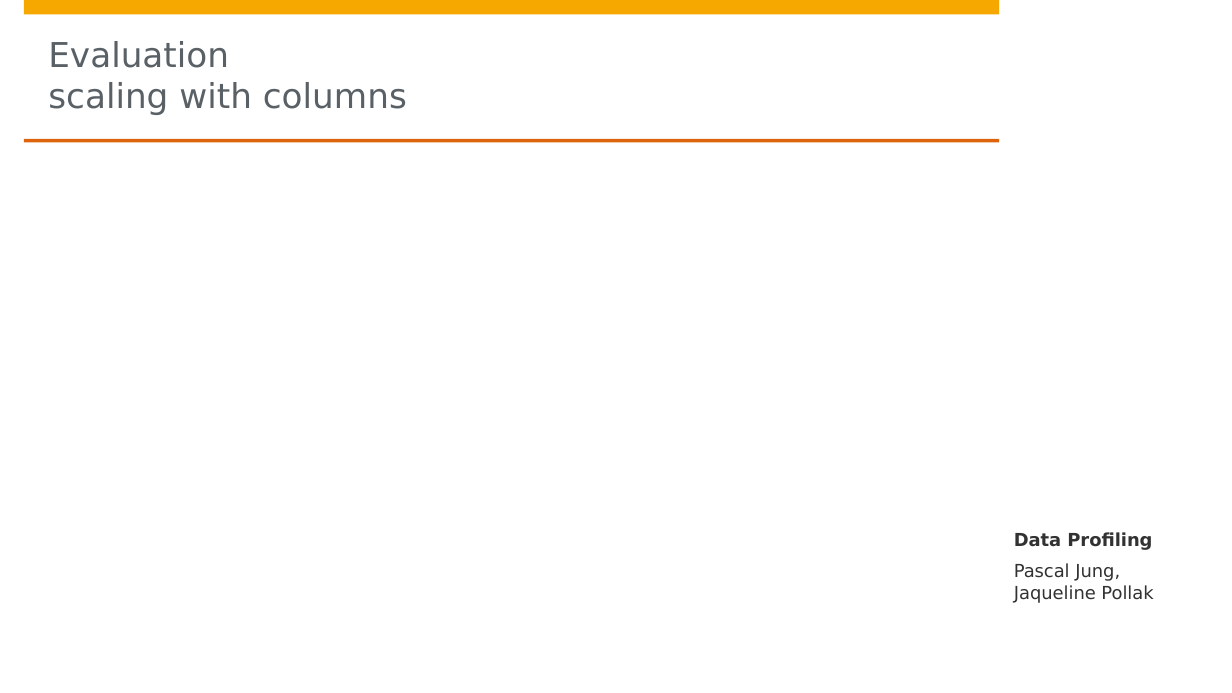
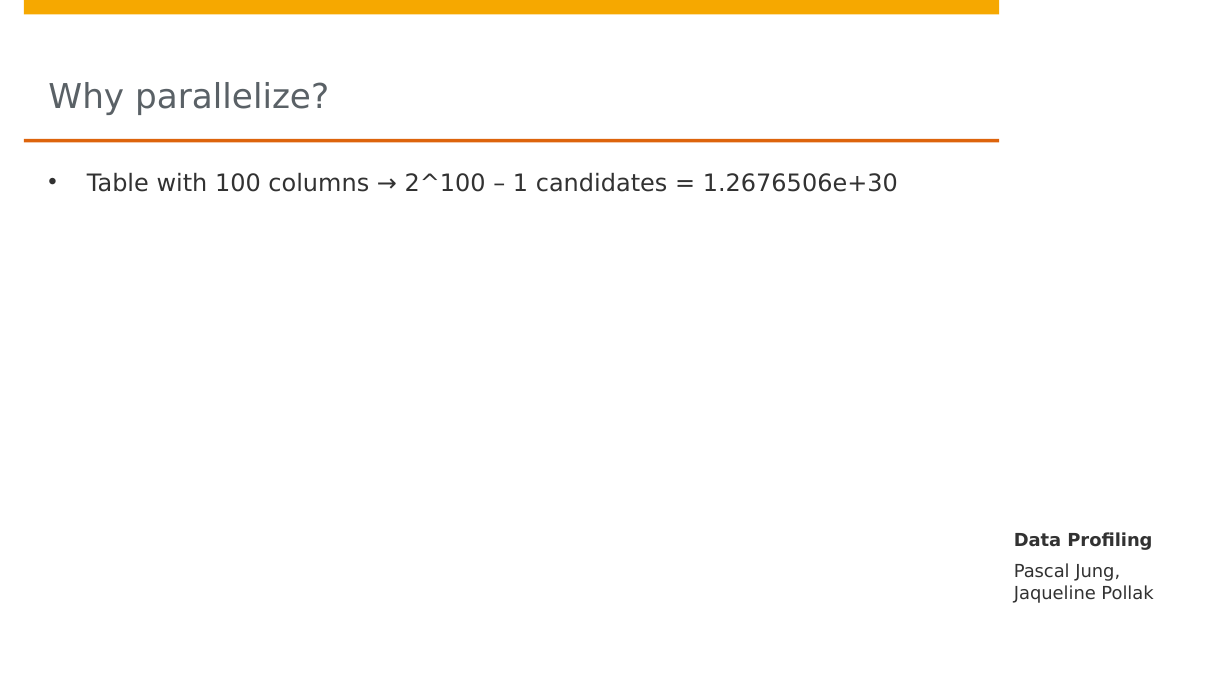
Before and after one commit to DBDA15/data-profiling, a slide deck: slide 6 of presentation.pptx (slide 32 before the commit). Drawn at 1232x693 pixels with LibreOffice and Linux fonts; fonts in the diff are those of the drawing; background and template pictures are left out. Boxes give left, top, right and bottom in pixels: in the first picture for what was removed or moved away, otherwise in the second. Text is boxed around its words. In the diff, an @@ line names an element or a change of style, - is before the commit and + after.

```diff
--- a/presentation.pptx
+++ b/presentation.pptx
@@ title at bbox=[48, 82, 329, 115]: text changed @@
-Evaluation
-scaling with columns
+Why parallelize?
@@ text added at bbox=[87, 172, 898, 192], 14 pt, text #323232 @@
+• Table with 100 columns → 2^100 – 1 candidates = 1.2676506e+30
```
Also in this commit, not shown: 7 other slides changed, 8 slides removed.
